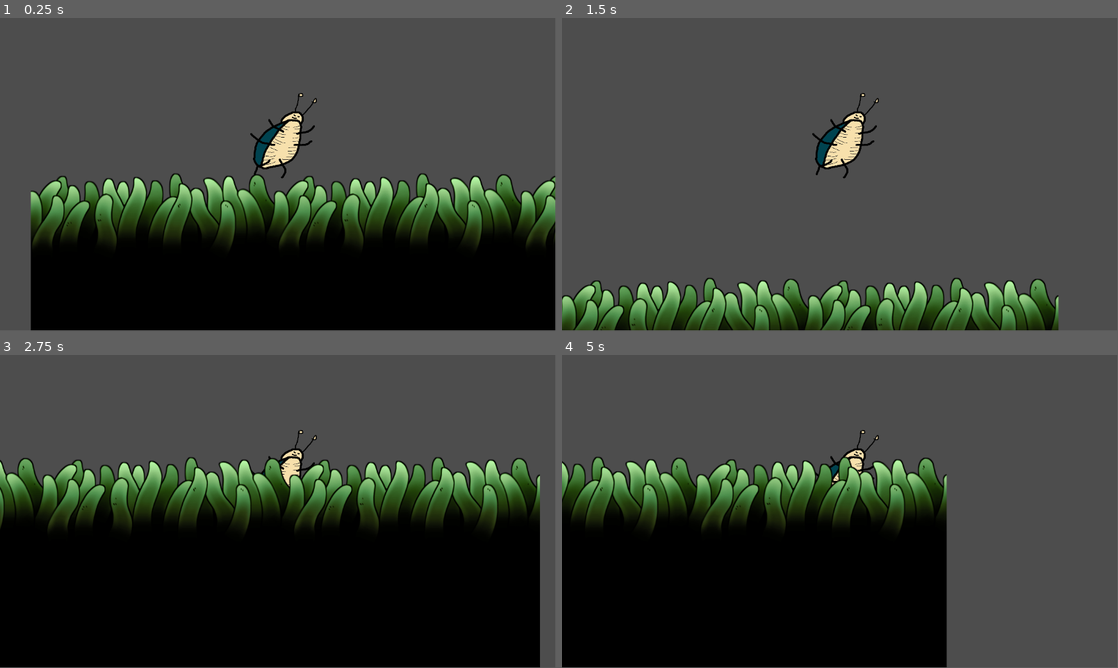
Above: before the commit, frames 1-4 (two rows, left to right).
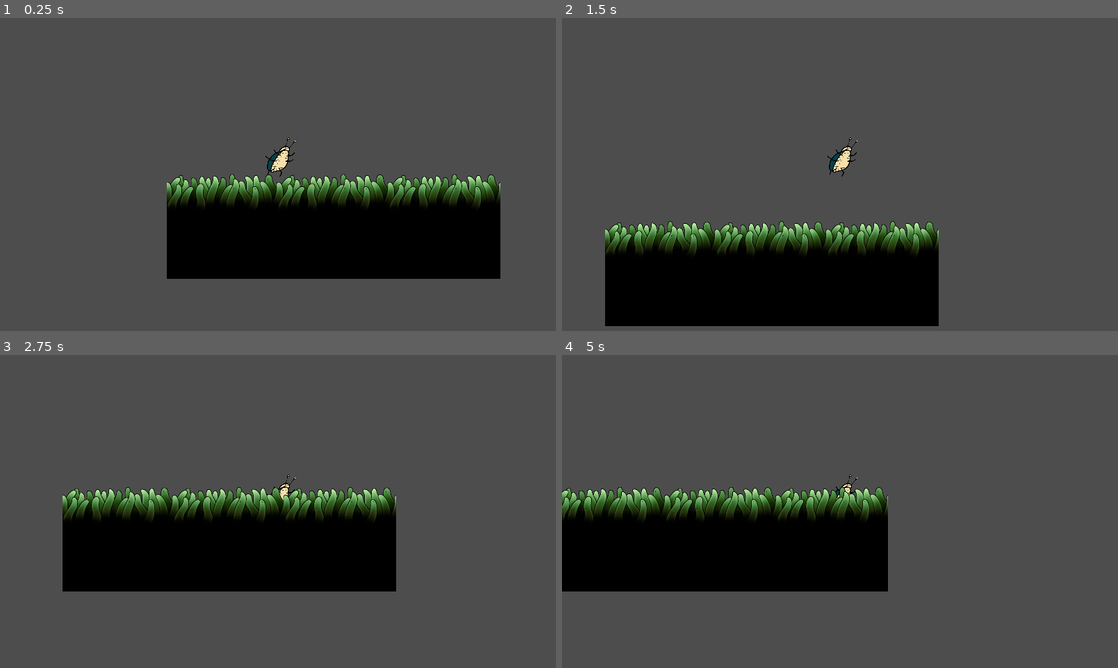
Above: after the commit, the same moments.

Repository: Deimos-94/Sewage-Bug
Game: Godot game, scene res://TestArea.tscn
Same seed, same stepped clock (60 frames per second), same inputs: the game is played once before the commit and once after it.
Inputs:
- Up to frame 1 (0.25 s): no input
- Up to frame 2 (1.5 s): hold D (Right) from 0.53 s (still down); tap Space (Jump) at 0.77 s
- Up to frame 3 (2.75 s): tap Space (Jump) at 1.52 s; release D (Right) at 2.03 s; hold A (Left) from 2.03 s (still down)
- Up to frame 4 (5 s): release A (Left) at 2.78 s; hold D (Right) 2.78-4.28 s; tap Space (Jump) at 3.02, 3.77, 4.52 s; hold A (Left) from 4.28 s (still down)
In our replay, the window is 799x449 before the commit and 800x450 after it. These sizes can differ from the game's own. Grey fills any space a smaller window leaves; there, only what the larger window draws over its background counts as a difference.

The runs differ from the first frame. In frame 1, 37% of the frame differs, in the area x 5-100%, y 24-100%; in frame 2, 24%; in frame 3, 47%, in the area x 0-98%, y 24-100%; in frame 4, 29%.

Commit message:
Camera and Player-Texture
Camera set so constant 16:9 aspect ratio.
Player Texture layers redone

Diff:
--- a/TestArea.tscn
+++ b/TestArea.tscn
@@ -188,4 +188,5 @@
 layer_0/tile_data = PackedInt32Array(65535, 65536, 0, 0, 65536, 0, 1, 65536, 0)
 
 [node name="Camera2D" type="Camera2D" parent="."]
+zoom = Vector2(0.5, 0.5)
 script = ExtResource("4_i275h")
--- a/project.godot
+++ b/project.godot
@@ -14,6 +14,12 @@
 run/main_scene="res://TestArea.tscn"
 config/features=PackedStringArray("4.2", "GL Compatibility")
 config/icon="res://icon.svg"
+
+[display]
+
+window/size/viewport_width=1280
+window/size/viewport_height=720
+window/stretch/mode="canvas_items"
 
 [input]
 
Not shown, changed: Docs/Bug-Character.xcf
